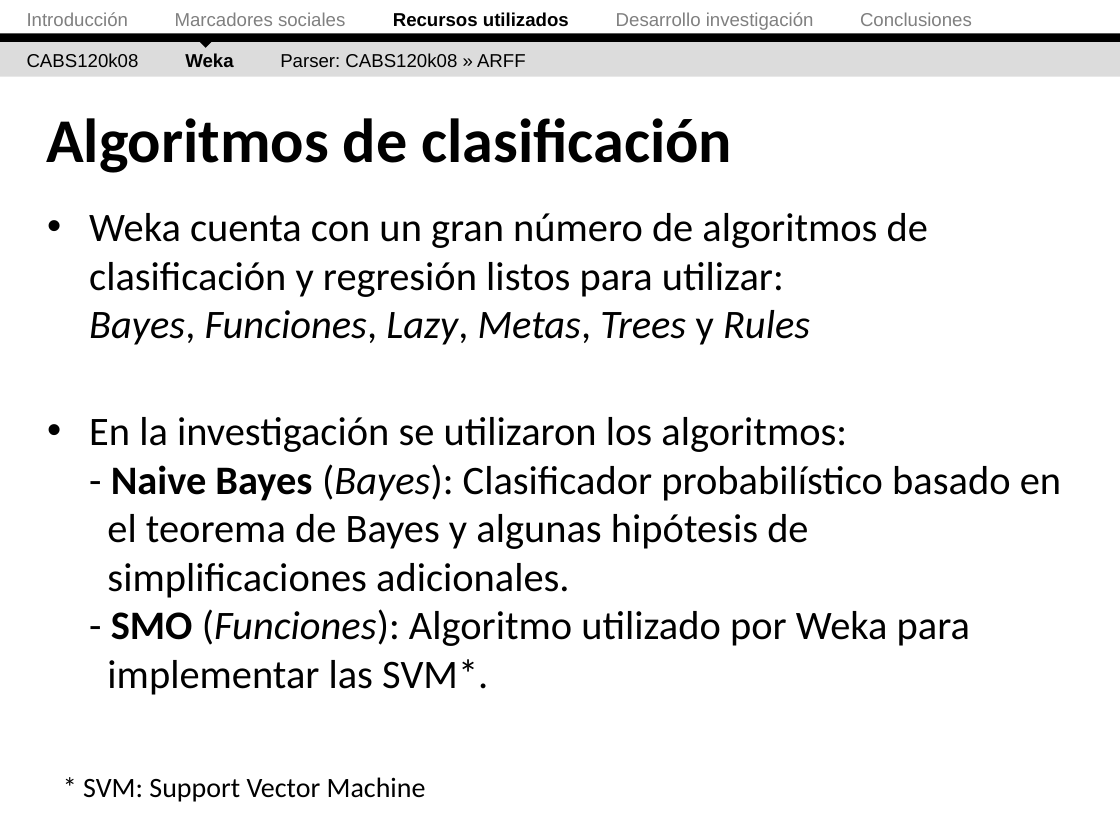
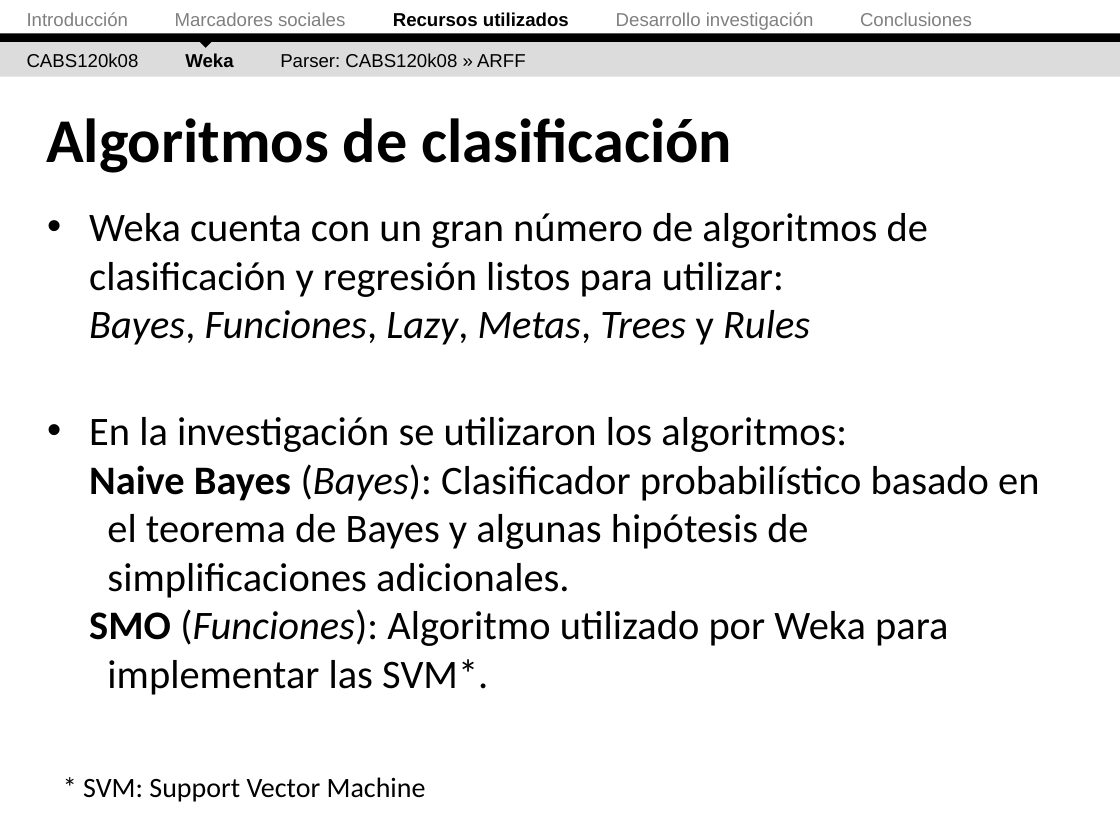
Before and after one commit to ak907kenai/nicotournetesis, a slide deck: slide 31 of docs_trunk/Presentación/Nicolás Tourné - Presentación Tesis (v2.1).ppt (slide 27 before the commit). Drawn at 1120x840 pixels with LibreOffice and Linux fonts; fonts in the diff are those of the drawing. Boxes give left, top, right and bottom in pixels: in the first picture for what was removed or moved away, otherwise in the second. Text is boxed around its words. In the diff, an @@ line names an element or a change of style, - is before the commit and + after.

```diff
--- a/docs_trunk/Presentación/Nicolás Tourné - Presentación Tesis (v2.1).ppt
+++ b/docs_trunk/Presentación/Nicolás Tourné - Presentación Tesis (v2.1).ppt
@@ text at box(89, 417, 1039, 695): text changed @@
-• En la investigación se utilizaron los algoritmos:
-  - Naive Bayes (Bayes): Clasificador probabilístico basado en
-  el teorema de Bayes y algunas hipótesis de
-  simplificaciones adicionales.
-  - SMO (Funciones): Algoritmo utilizado por Weka para
-  implementar las SVM*.
+• En la investigación se utilizaron los algoritmos:
+  Naive Bayes (Bayes): Clasificador probabilístico basado en
+  el teorema de Bayes y algunas hipótesis de
+  simplificaciones adicionales.
+  SMO (Funciones): Algoritmo utilizado por Weka para
+  implementar las SVM*.
```
Also in this commit, not shown: 13 other slides changed, 4 slides added, 1 other file.
